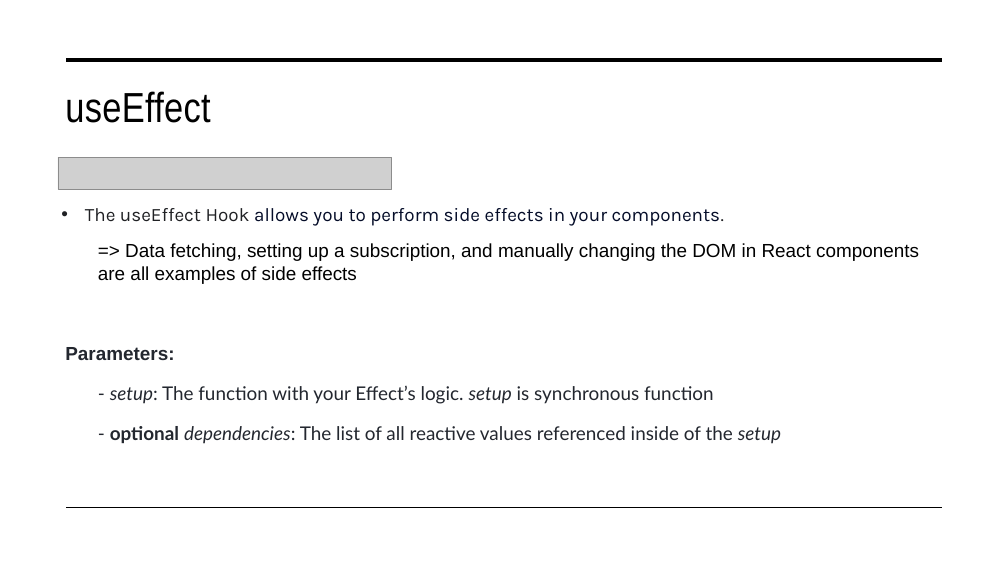
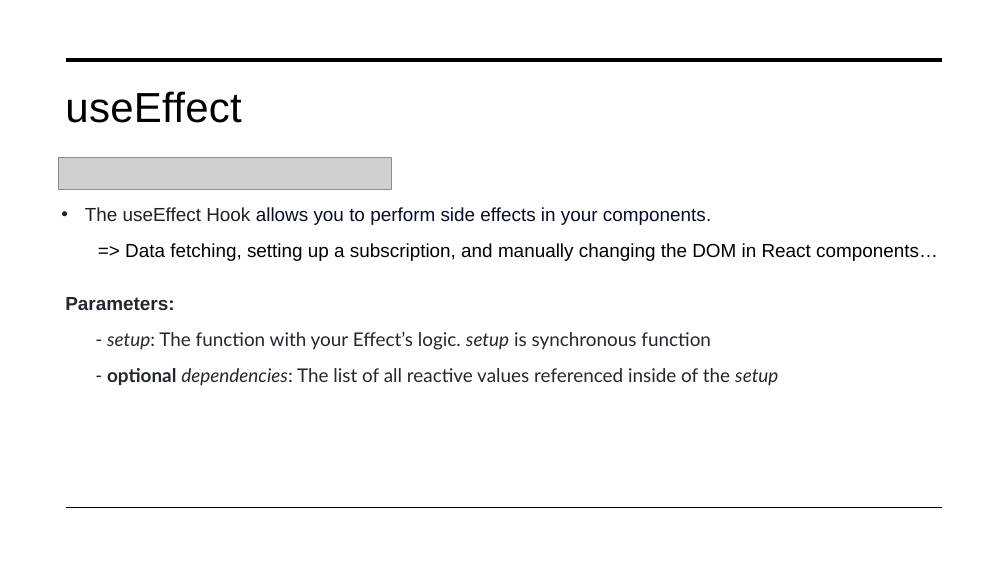
Before and after one commit to tungle251/demo-app, a slide deck: slide 18 of Presentation.pptx. Drawn at 1008x567 pixels with LibreOffice and Linux fonts; fonts in the diff are those of the drawing; grey boxes stand for pictures. Boxes give left, top, right and bottom in pixels: in the first picture for what was removed or moved away, otherwise in the second. Text is boxed around its words. In the diff, an @@ line names an element or a change of style, - is before the commit and + after.

```diff
--- a/Presentation.pptx
+++ b/Presentation.pptx
@@ title "useEffect" at (65,91,241,123): font Arial Narrow to Arial @@
@@ text "The useEffect Hook allows you ..." at (85,207,711,225): font Karla to Arial @@
@@ text at (125,243,938,261): text changed @@
-=> Data fetching, setting up a subscription, and manually changing the DOM in React components are all examples of side effects
+=> Data fetching, setting up a subscription, and manually changing the DOM in React components…
@@ text "Parameters:": place and size @@
-text "Parameters:" at (65,347,174,360)
+text "Parameters:" at (65,297,174,310)
@@ text "- setup: The function with ...": place and size @@
-text "- setup: The function with ..." at (110,386,714,404)
+text "- setup: The function with ..." at (107,331,711,350)
@@ text "- optional dependencies: The list ...": place and size @@
-text "- optional dependencies: The list ..." at (110,426,781,444)
+text "- optional dependencies: The list ..." at (107,368,778,386)
```
Also in this commit, not shown: 22 other slides changed, 3 slides added, 1 slide removed.
